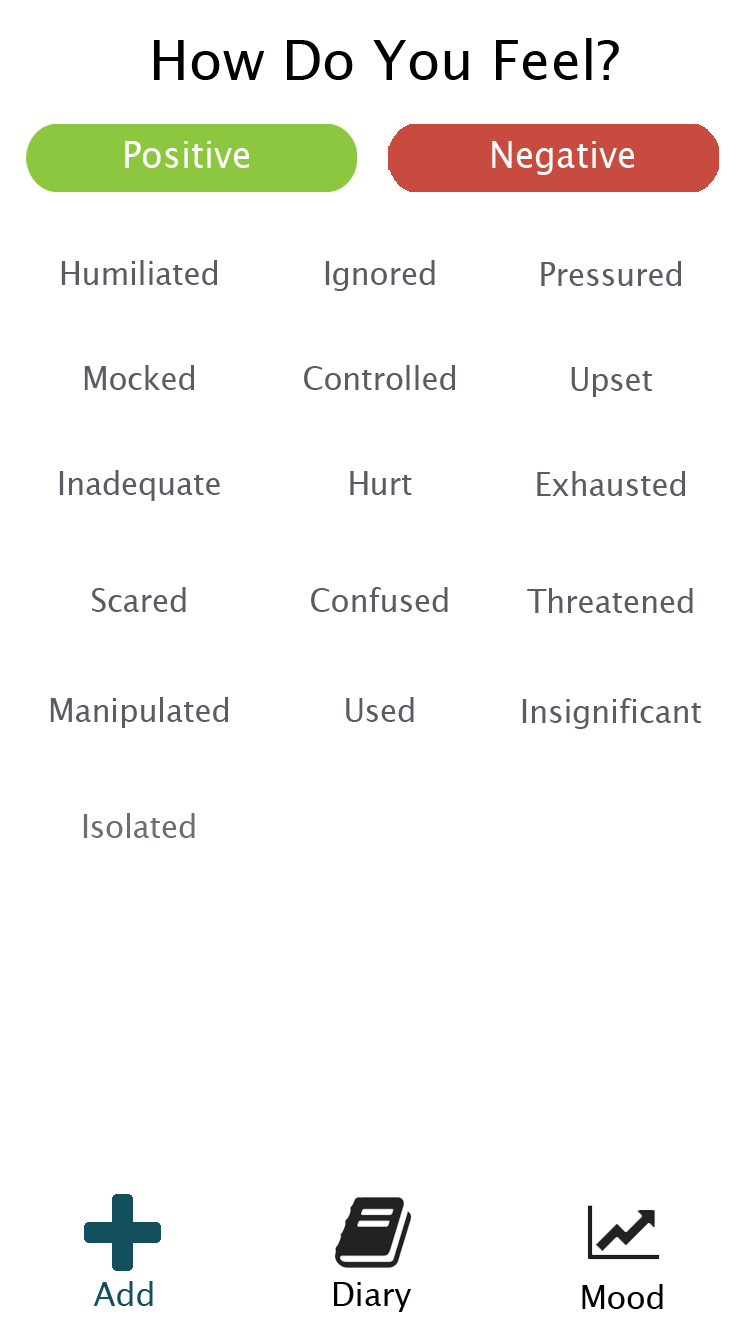
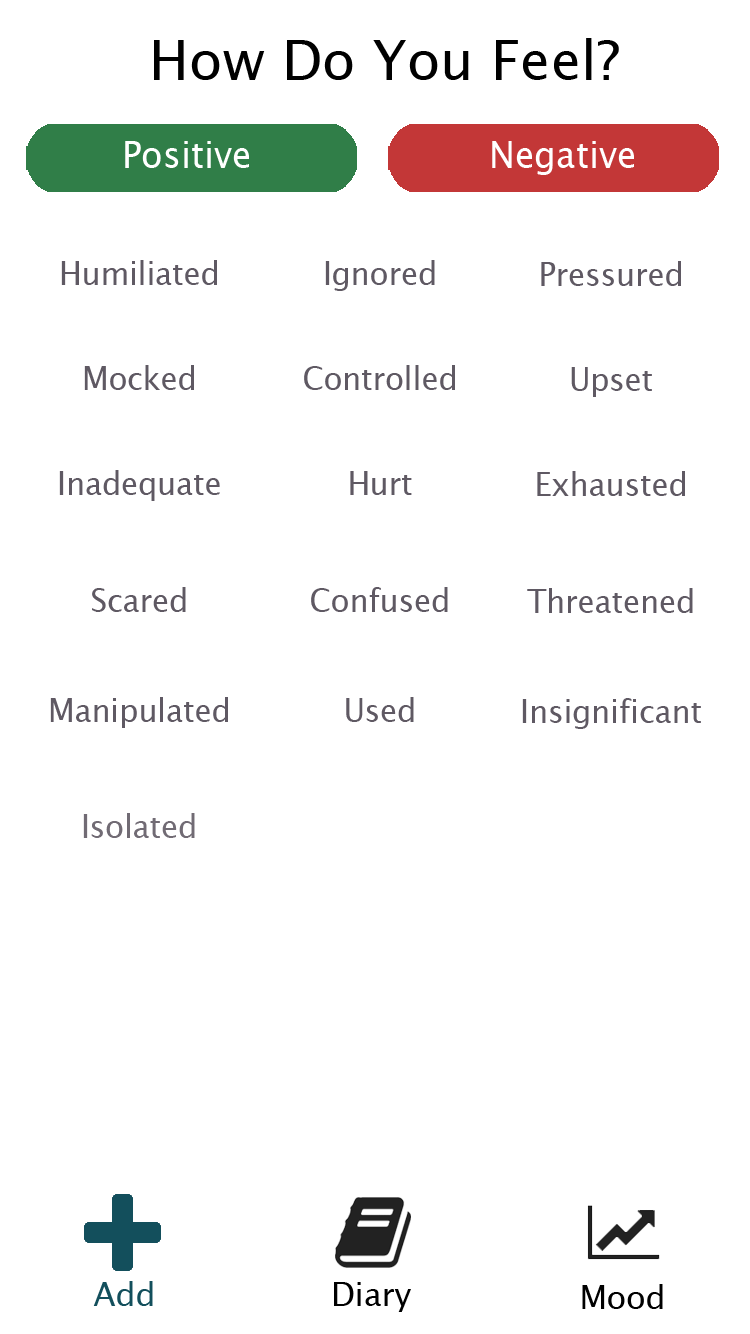
Before/after of a 750px x 1334px layered artwork. What changed in the layer stack:
painted on "Layer 2 copy" over [388,124,719,192]
painted on "Layer 2" over [26,124,357,192]
